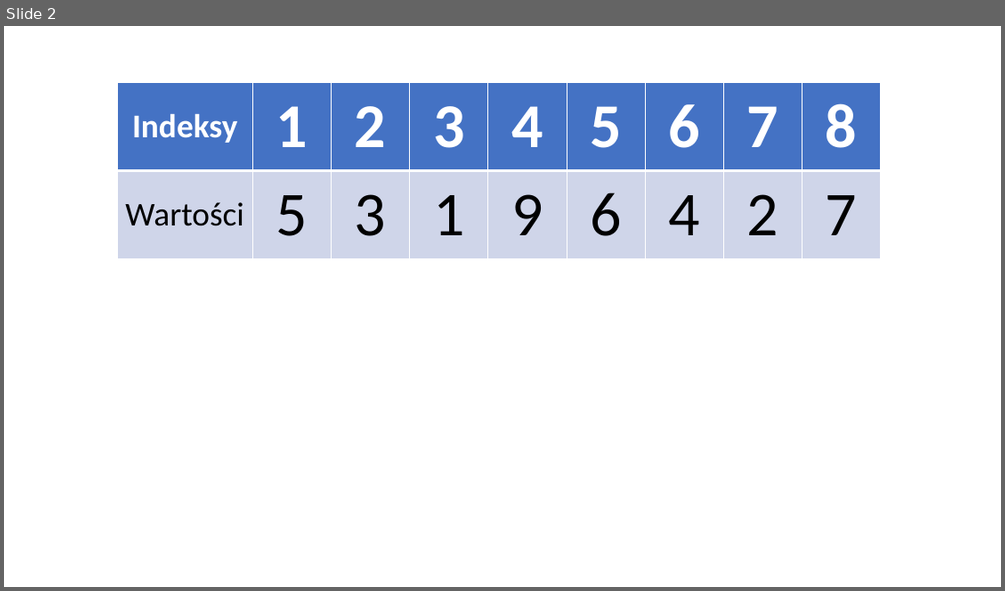
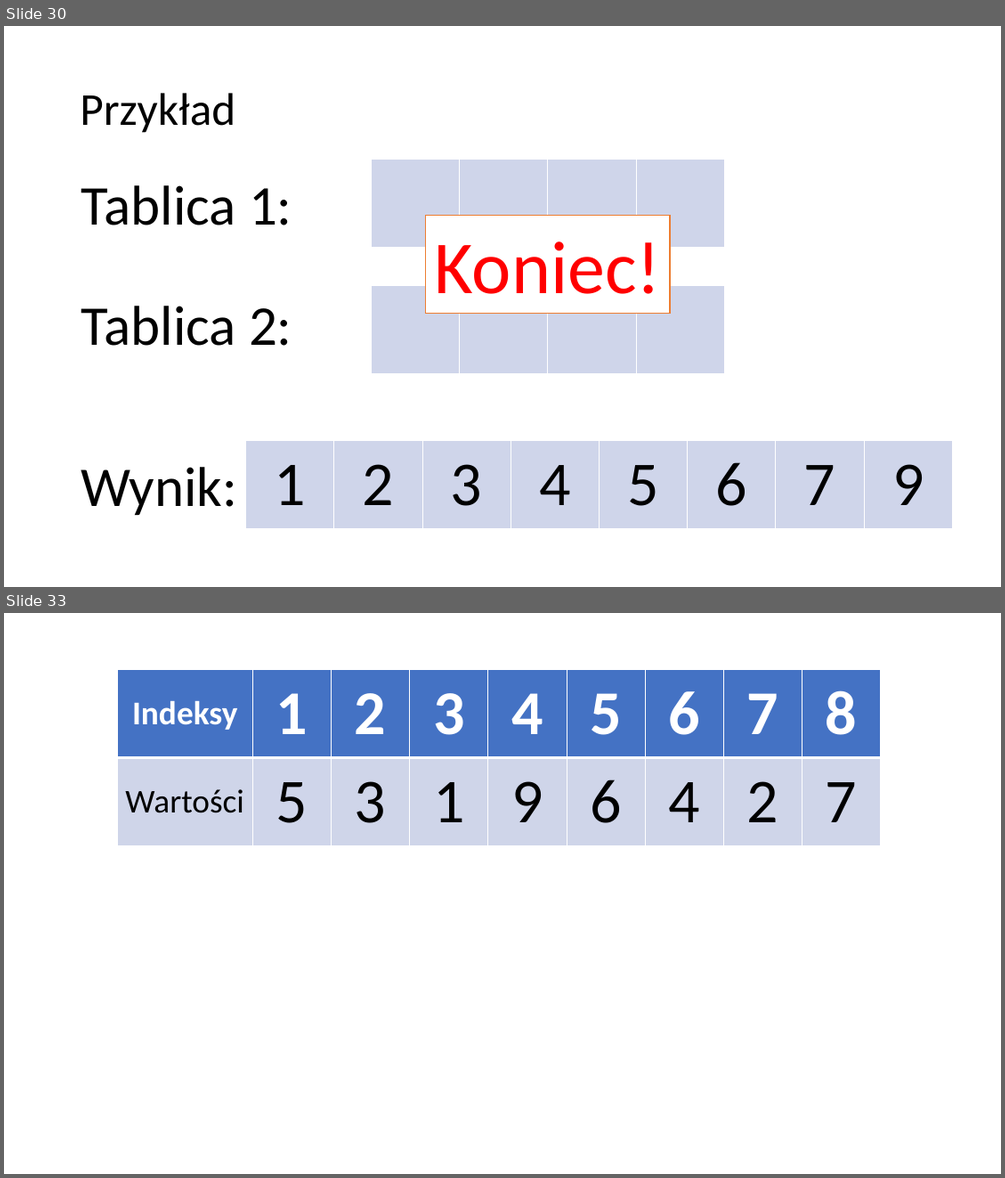
Before and after one commit to blackbat13/CS-HTiEW, a slide deck: Wprowadzenie do rekurencji 2/I. Wprowadzenie do rekurencji 2/Sortowanie przez scalanie.pptx. Shown one above the other, each under a label of ours: slide 2 before the commit, slides 30 and 33 after it; the slides between them are not shown. The pictures are 1005x591 and 1005x1178 pixels, drawn with LibreOffice and Linux fonts; fonts in the diff are those of the drawing. Boxes give left, top, right and bottom in pixels: in the first picture for what was removed or moved away, otherwise in the second. Text is boxed around its words. In the diff, an @@ line names an element or a change of style, - is before the commit and + after.

```diff
--- a/Wprowadzenie do rekurencji 2/I. Wprowadzenie do rekurencji 2/Sortowanie przez scalanie.pptx
+++ b/Wprowadzenie do rekurencji 2/I. Wprowadzenie do rekurencji 2/Sortowanie przez scalanie.pptx
@@ slide 30 added at (4, 26, 1001, 587), background #FFFFFF @@
@@ title added at (80, 93, 235, 133), 44 pt, text #000000 @@
+Przykład
@@ text added at (81, 185, 292, 225), 54 pt, text #000000 @@
+Tablica 1:
@@ table added at (372, 160, 724, 248), 1 rows, 4 columns @@
+ |  |  | 
@@ rectangle added at (426, 216, 670, 313), fill #FFFFFF, outline #ED7D31 1 pt, 72 pt, text #FF0000 @@
+Koniec!
@@ table added at (372, 286, 724, 374), 1 rows, 4 columns @@
+ |  |  | 
@@ text added at (81, 305, 292, 346), 54 pt, text #000000 @@
+Tablica 2:
@@ table added at (245, 440, 952, 529), 1 rows, 8 columns @@
+1 | 2 | 3 | 4 | 5 | 6 | 7 | 9
@@ text added at (81, 467, 237, 515), 54 pt, text #000000 @@
+Wynik:
@@ what was slide 2 is now slide 33 @@
```
Also in this commit, not shown: 3 slides changed, 84 other slides added.
